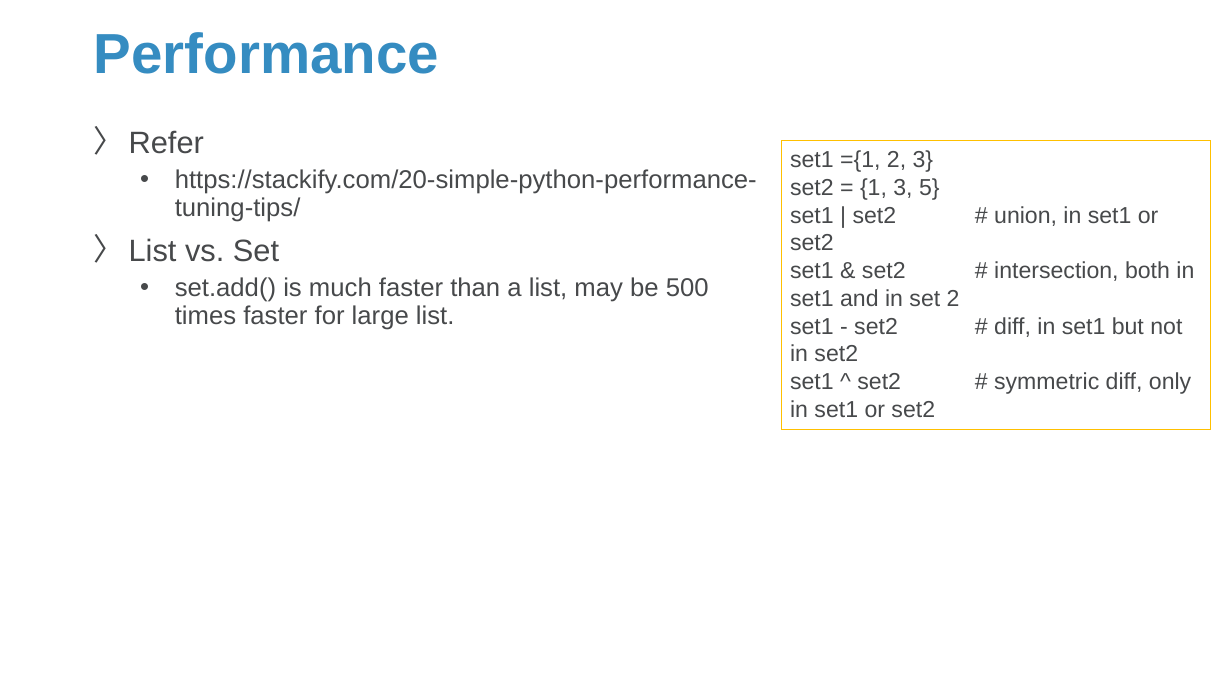
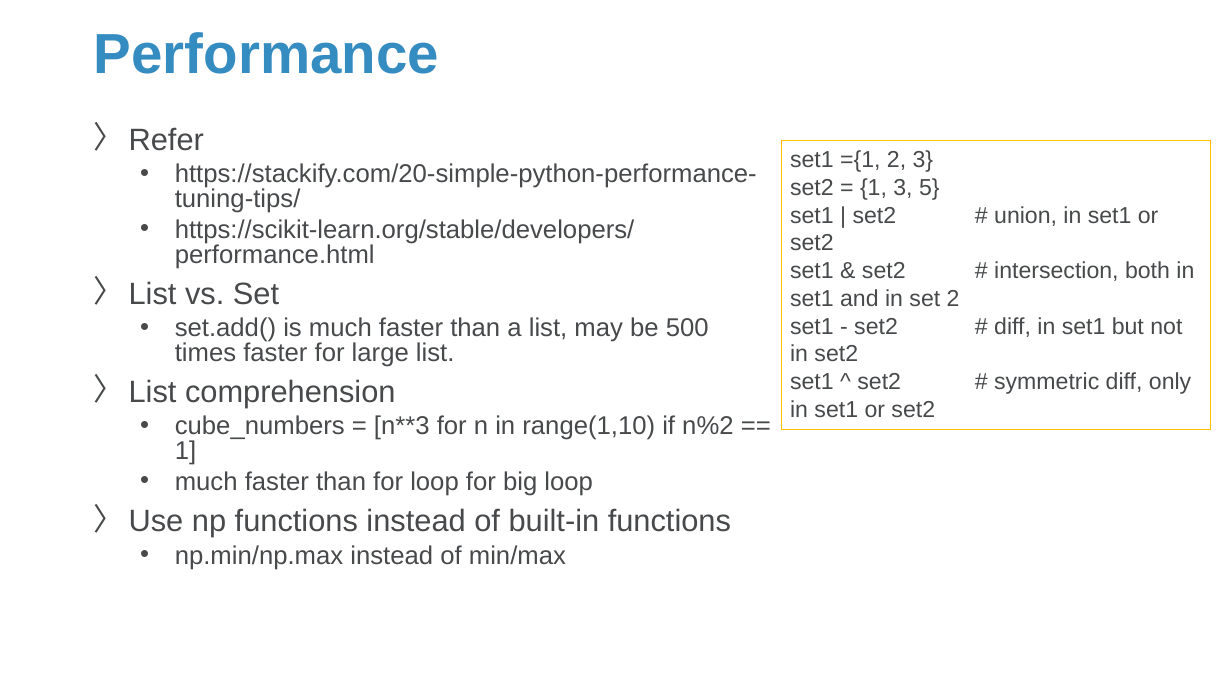
Before and after one commit to Sparks-Lu/TechNotes, a slide deck: slide 66 of Python/Python-Notes.pptx (slide 55 before the commit). Drawn at 1232x693 pixels with LibreOffice and Linux fonts; fonts in the diff are those of the drawing; background and template pictures are left out. Boxes give left, top, right and bottom in pixels: in the first picture for what was removed or moved away, otherwise in the second. Text is boxed around its words. In the diff, an @@ line names an element or a change of style, - is before the commit and + after.

```diff
--- a/Python/Python-Notes.pptx
+++ b/Python/Python-Notes.pptx
@@ text at [129, 127, 757, 367]: line spacing 0.9 to 0.8 @@
@@ text at [175, 219, 635, 269]: paragraph added @@
+  • https://scikit-learn.org/stable/developers/performance.html
@@ text at [129, 379, 733, 570]: paragraphs added @@
+〉 List comprehension
+  • cube_numbers = [n**3 for n in range(1,10) if n%2 == 1]
+  • much faster than for loop for big loop
+〉 Use np functions instead of built-in functions
+  • np.min/np.max instead of min/max
```
Also in this commit, not shown: 13 other slides changed, 12 slides added, 23 other files.
